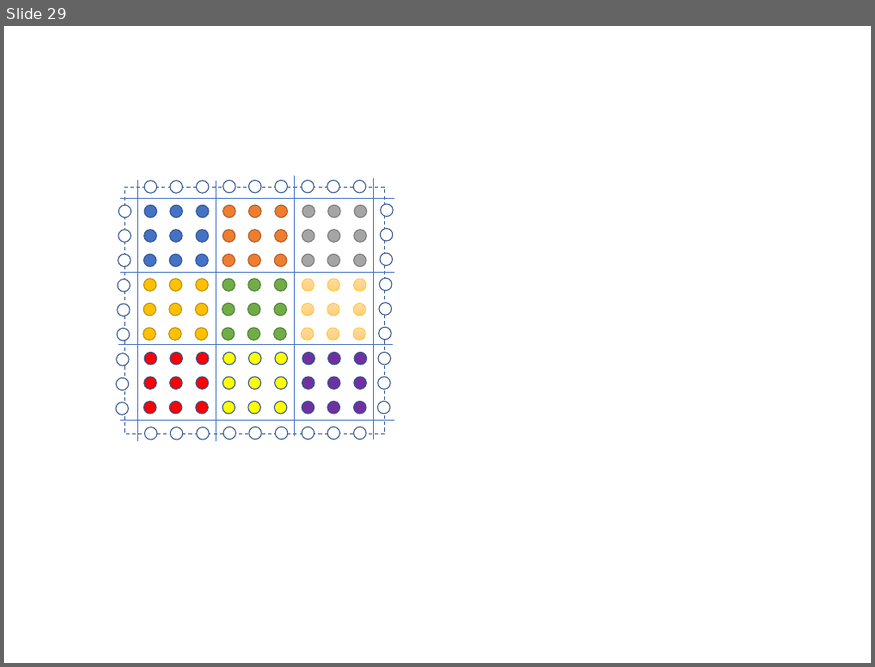
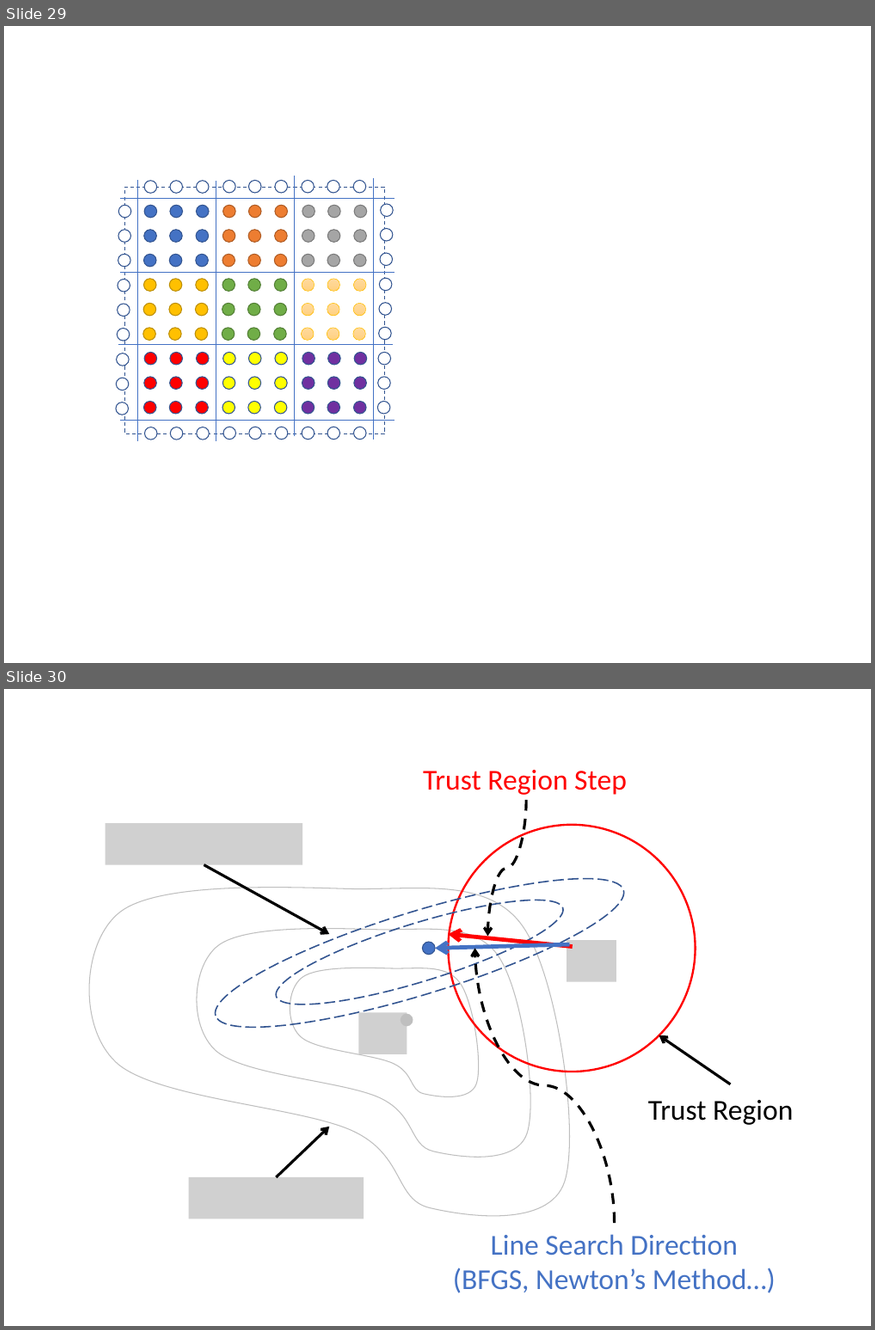
Before and after one commit to ADCMEMarket/ADCMEImages, a slide deck: Slides/figures.pptx. Shown one above the other, each under a label of ours: slide 29 before the commit, slides 29 and 30 after it. The pictures are 875x667 and 875x1330 pixels, drawn with LibreOffice and Linux fonts; fonts in the diff are those of the drawing; grey boxes stand for pictures. Boxes give left, top, right and bottom in pixels: in the first picture for what was removed or moved away, otherwise in the second. Text is boxed around its words. In the diff, an @@ line names an element or a change of style, - is before the commit and + after.

```diff
--- a/Slides/figures.pptx
+++ b/Slides/figures.pptx
@@ slide 30 added at [4,689,871,1326], background #FFFFFF @@
@@ text added at [423,770,627,795], 32 pt, text #FF0000 @@
+Trust Region Step
@@ curved arrow added from (526, 800) to (488, 936), #000000 3 pt dashed @@
@@ picture added at [105,824,302,865] @@
@@ ellipse added at [448,825,695,1072], outline #FF0000 2.25 pt @@
@@ ellipse added at [204,851,636,1055], outline #325491 1.5 pt dashed @@
@@ arrow added from (204, 865) to (329, 934), #000000 3 pt @@
@@ freeform shape added at [89,888,570,1216], outline #BFBFBF 1 pt @@
@@ ellipse added at [267,880,571,1024], outline #325491 1.5 pt dashed @@
@@ freeform shape added at [197,928,531,1157], outline #BFBFBF 1 pt @@
@@ ellipse added at [422,942,435,955], fill #4472C4, outline #325491 1 pt @@
@@ arrow added from (570, 944) to (435, 949), #4472C4 4.5 pt @@
@@ arrow added from (572, 946) to (448, 934), #FF0000 4.5 pt @@
@@ ellipse added at [566,940,579,953], fill #FF0000 @@
@@ picture added at [566,940,616,981] @@
@@ freeform shape added at [290,968,479,1097], outline #BFBFBF 1 pt @@
@@ curved arrow added from (615, 1224) to (474, 949), #000000 3 pt dashed @@
@@ picture added at [358,1013,406,1055] @@
@@ ellipse added at [400,1013,413,1026], fill #BFBFBF @@
@@ arrow added from (731, 1085) to (658, 1036), #000000 3 pt @@
@@ text added at [648,1100,793,1125], 32 pt, text #000000 @@
+Trust Region
@@ arrow added from (276, 1177) to (329, 1127), #000000 3 pt @@
@@ picture added at [189,1177,363,1219] @@
@@ text added at [453,1234,775,1294], 32 pt, text #4472C4 @@
+Line Search Direction
+(BFGS, Newton’s Method…)
```
Also in this commit, not shown: 7 other slides added, 1 other file.
